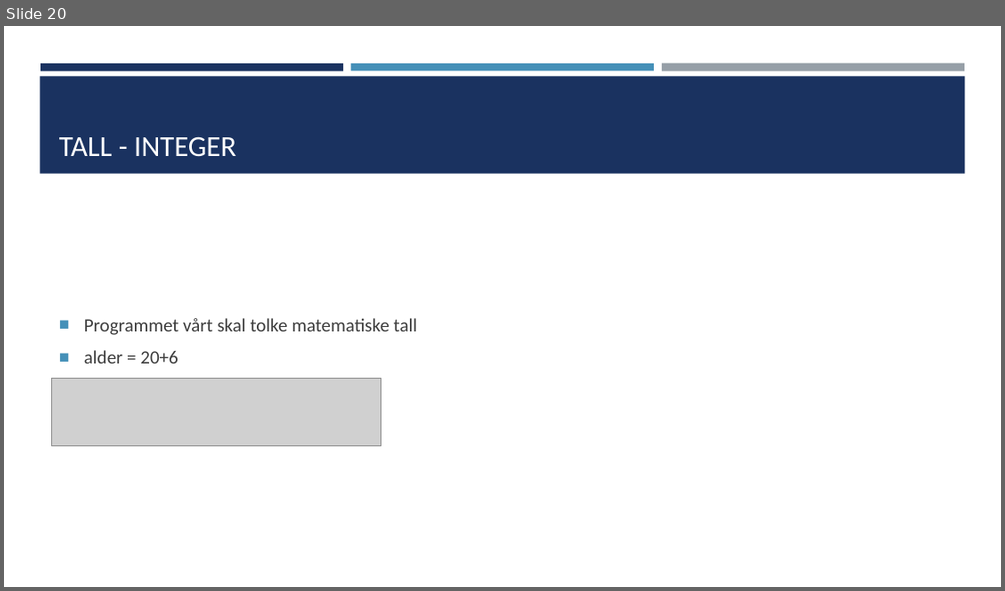
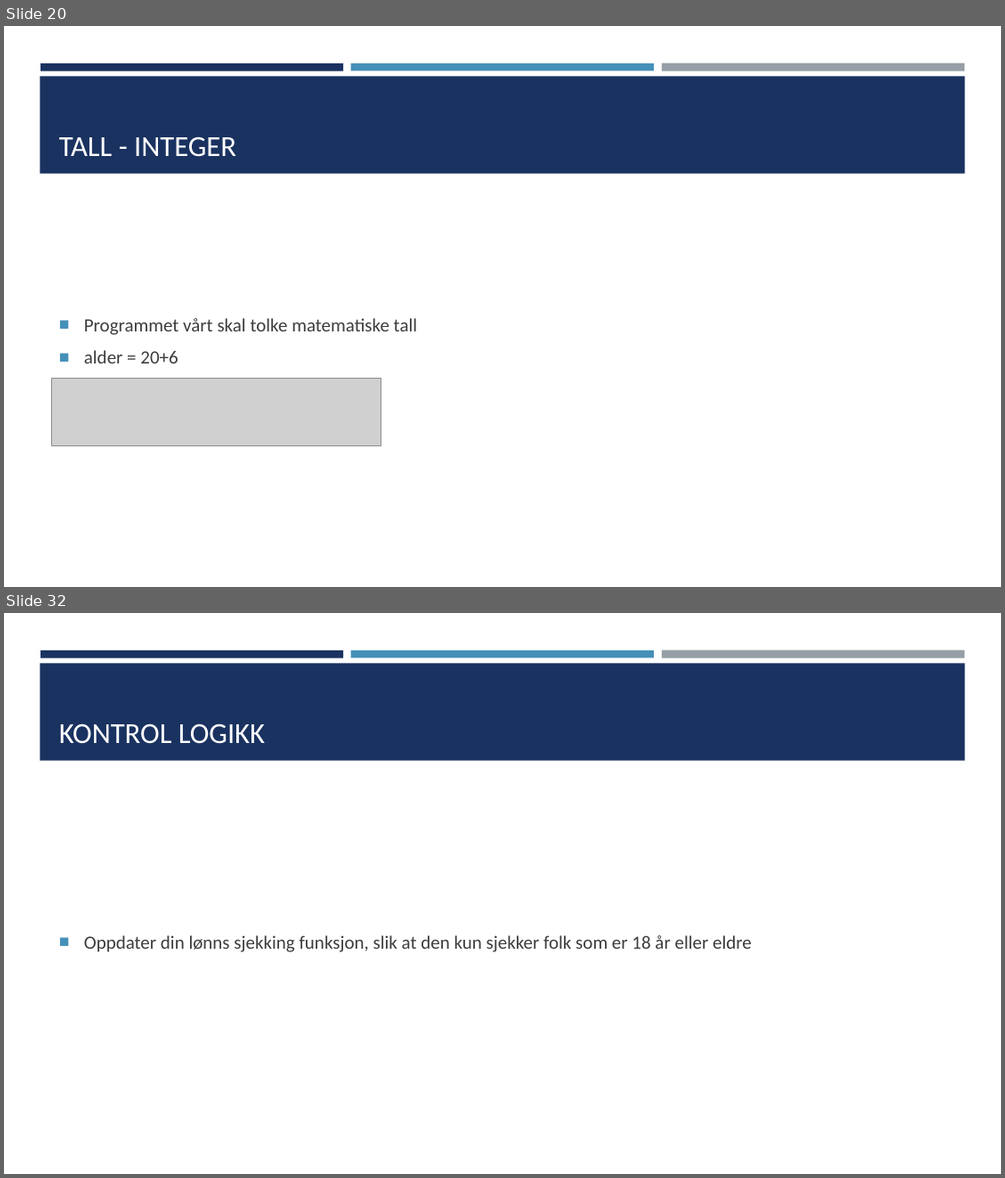
Before and after one commit to TheCodeAddiction/Learn-Python-Workshop, a slide deck: koding workshop powerpoint.pptx. Shown one above the other, each under a label of ours: slide 20 before the commit, slides 20 and 32 after it; the slides between them are not shown. The pictures are 1005x591 and 1005x1178 pixels, drawn with LibreOffice and Linux fonts; fonts in the diff are those of the drawing; grey boxes stand for pictures. Boxes give left, top, right and bottom in pixels: in the first picture for what was removed or moved away, otherwise in the second. Text is boxed around its words. In the diff, an @@ line names an element or a change of style, - is before the commit and + after.

```diff
--- a/koding workshop powerpoint.pptx
+++ b/koding workshop powerpoint.pptx
@@ slide 32 added at [4, 613, 1001, 1174], background #FFFFFF; not listed: 4 template elements that a slide beside it also shows @@
@@ title added at [59, 724, 265, 744], 28 pt, text #FFFFFF @@
+KONTROL LOGIKK
@@ text added at [84, 935, 752, 952], 18 pt, text #3D3D3D @@
+■ Oppdater din lønns sjekking funksjon, slik at den kun sjekker folk som er 18 år eller eldre
```
Also in this commit, not shown: 1 slide changed, 10 other slides added, 6 other files.
